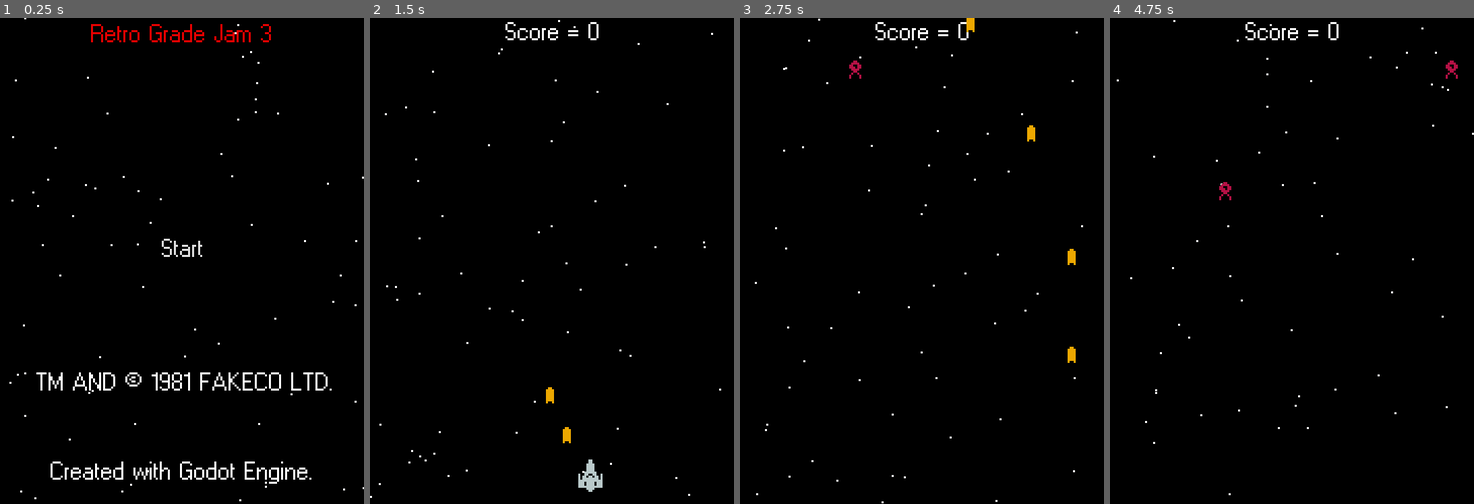
Above: before the commit, frames 1-4 (left to right).
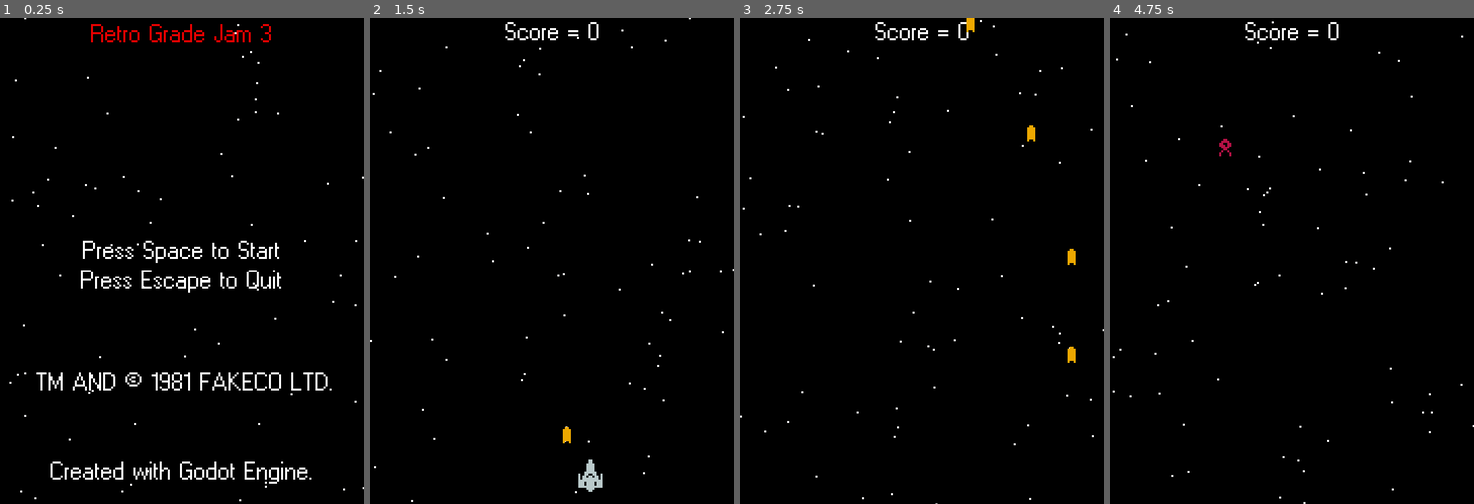
Above: after the commit, the same moments.

Repository: Flex814/FuseSpace
Game: Godot game, scene res://Scenes/StartMenu.tscn
The game is run twice, just before and just after one commit, with the same random seed, the same clock (stepped at 60 frames per second) and the same inputs.
Inputs (mouse positions are in pixels of both pictures, inside the frame that each line leads up to):
- Up to frame 1 (0.25 s): no input
- Up to frame 2 (1.5 s): click (552, 246) at 0.5 s, where only the run before the commit has a clickable "Start"; tap Space at 1.25 s; hold Right (ui_right) from 1.28 s (still down); tap Enter (ui_accept) at 1.35 s
- Up to frame 3 (2.75 s): tap Enter (ui_accept) at 1.52, 1.82, 2.1, 2.27, 2.57 s; release Right (ui_right) at 2.03 s; hold Down (ui_down) from 2.03 s (still down)
- Up to frame 4 (4.75 s): release Down (ui_down) at 2.78 s; hold Right (ui_right) 2.78-3.53 s; tap Enter (ui_accept) at 2.85, 3.6, 3.77, 4.07, 4.35, 4.52 s; hold Up (ui_up) 3.53-4.28 s; hold Left (ui_left) from 4.28 s (still down)

The runs differ from the first frame. In frame 1, 1.1% of the frame differs, in the area x 22-78%, y 45-57%; in frame 2, 0.4%; in frame 3, 0.3%; in frame 4, 0.5%.

Commit message:
added music, start/end menu

Diff:
--- /dev/null
+++ b/Scenes/GameOverScreen.tscn
@@ -0,0 +1,66 @@
+[gd_scene load_steps=4 format=2]
+
+[ext_resource path="res://Scenes/Stars.tscn" type="PackedScene" id=1]
+[ext_resource path="res://Assets/MainFont.tres" type="DynamicFont" id=2]
+[ext_resource path="res://Scripts/GameOverScreen.gd" type="Script" id=3]
+
+[node name="GameOverScreen" type="Control"]
+anchor_right = 1.0
+anchor_bottom = 1.0
+script = ExtResource( 3 )
+
+[node name="Background" type="ColorRect" parent="."]
+anchor_right = 1.0
+anchor_bottom = 1.0
+color = Color( 0, 0, 0, 1 )
+__meta__ = {
+"_edit_lock_": true
+}
+
+[node name="Stars" parent="." instance=ExtResource( 1 )]
+position = Vector2( 97, 6 )
+
+[node name="GameOverLabel" type="Label" parent="."]
+anchor_left = 0.5
+anchor_top = 0.5
+anchor_right = 0.5
+anchor_bottom = 0.5
+margin_left = -26.0
+margin_top = -18.0
+margin_right = 80.0
+margin_bottom = 8.0
+rect_scale = Vector2( 0.5, 0.5 )
+custom_fonts/font = ExtResource( 2 )
+text = "Game Over"
+align = 1
+valign = 1
+
+[node name="HighScoreLabel" type="Label" parent="."]
+anchor_left = 0.5
+anchor_top = 0.5
+anchor_right = 0.5
+anchor_bottom = 0.5
+margin_left = -34.0
+margin_top = 1.0
+margin_right = 102.0
+margin_bottom = 27.0
+rect_scale = Vector2( 0.5, 0.5 )
+custom_fonts/font = ExtResource( 2 )
+text = "High Score : 0"
+align = 1
+valign = 1
+
+[node name="EscapeLabel" type="Label" parent="."]
+anchor_left = 0.5
+anchor_top = 0.5
+anchor_right = 0.5
+anchor_bottom = 0.5
+margin_left = -52.0
+margin_top = 104.0
+margin_right = 166.0
+margin_bottom = 130.0
+rect_scale = Vector2( 0.5, 0.5 )
+custom_fonts/font = ExtResource( 2 )
+text = "Press Escape to return"
+align = 1
+valign = 1
--- /dev/null
+++ b/Scenes/Music.tscn
@@ -0,0 +1,8 @@
+[gd_scene load_steps=2 format=2]
+
+[ext_resource path="res://Audio/Checking Manifest.mp3" type="AudioStream" id=1]
+
+[node name="Music" type="AudioStreamPlayer"]
+stream = ExtResource( 1 )
+volume_db = -15.0
+autoplay = true
--- a/Scenes/Stars.tscn
+++ b/Scenes/Stars.tscn
@@ -12,7 +12,7 @@
 orbit_velocity = 0.0
 orbit_velocity_random = 0.0
 
-[node name="Particles2D" type="Particles2D"]
+[node name="Stars" type="Particles2D"]
 position = Vector2( 90, 0 )
 amount = 200
 lifetime = 15.0
--- a/Scenes/StartMenu.tscn
+++ b/Scenes/StartMenu.tscn
@@ -3,8 +3,7 @@
 [ext_resource path="res://Assets/MainFont.tres" type="DynamicFont" id=1]
 [ext_resource path="res://Scenes/Stars.tscn" type="PackedScene" id=2]
 [ext_resource path="res://Scripts/StartMenu.gd" type="Script" id=3]
-
-[sub_resource type="StyleBoxEmpty" id=1]
+[ext_resource path="res://Scenes/Music.tscn" type="PackedScene" id=4]
 
 [node name="StartMenu" type="Control"]
 anchor_right = 1.0
@@ -15,23 +14,6 @@
 anchor_right = 1.0
 anchor_bottom = 1.0
 color = Color( 0, 0, 0, 1 )
-
-[node name="StartButton" type="Button" parent="."]
-anchor_left = 0.5
-anchor_top = 0.5
-anchor_right = 0.5
-anchor_bottom = 0.5
-margin_left = -15.5
-margin_top = -13.0
-margin_right = 47.5
-margin_bottom = 13.0
-rect_scale = Vector2( 0.5, 0.5 )
-custom_fonts/font = ExtResource( 1 )
-custom_styles/hover = SubResource( 1 )
-custom_styles/pressed = SubResource( 1 )
-custom_styles/focus = SubResource( 1 )
-custom_styles/normal = SubResource( 1 )
-text = "Start"
 
 [node name="Godot" type="Label" parent="."]
 anchor_left = 0.5
@@ -80,4 +62,24 @@
 align = 1
 valign = 1
 
-[connection signal="pressed" from="StartButton" to="." method="_on_StartButton_pressed"]
+[node name="Music" parent="." instance=ExtResource( 4 )]
+
+[node name="CenterContainer" type="CenterContainer" parent="."]
+anchor_left = 0.5
+anchor_top = 0.5
+anchor_right = 0.5
+anchor_bottom = 0.5
+margin_left = -50.0
+margin_top = -12.5
+margin_right = 148.0
+margin_bottom = 42.5
+rect_scale = Vector2( 0.5, 0.5 )
+
+[node name="Label" type="Label" parent="CenterContainer"]
+margin_right = 200.0
+margin_bottom = 55.0
+custom_fonts/font = ExtResource( 1 )
+text = "Press Space to Start
+Press Escape to Quit"
+align = 1
+valign = 1
--- a/Scenes/World.tscn
+++ b/Scenes/World.tscn
@@ -1,10 +1,11 @@
-[gd_scene load_steps=6 format=2]
+[gd_scene load_steps=7 format=2]
 
 [ext_resource path="res://Scenes/SquidSpawner.tscn" type="PackedScene" id=1]
 [ext_resource path="res://Scenes/Ship.tscn" type="PackedScene" id=2]
 [ext_resource path="res://Scripts/World.gd" type="Script" id=3]
 [ext_resource path="res://Assets/MainFont.tres" type="DynamicFont" id=4]
 [ext_resource path="res://Scenes/Stars.tscn" type="PackedScene" id=5]
+[ext_resource path="res://Audio/Billy's Sacrifice.mp3" type="AudioStream" id=6]
 
 [node name="World" type="Node" groups=["World"]]
 script = ExtResource( 3 )
@@ -37,3 +38,10 @@
 text = "Score = 0"
 align = 1
 valign = 1
+
+[node name="StartSong" type="AudioStreamPlayer" parent="."]
+stream = ExtResource( 6 )
+volume_db = -15.0
+autoplay = true
+
+[connection signal="player_death" from="Ship" to="." method="_on_Ship_player_death"]
--- /dev/null
+++ b/Scripts/GameOverScreen.gd
@@ -0,0 +1,5 @@
+extends Control
+
+func _process(delta):
+	if Input.is_action_just_pressed("ui_cancel"):
+		get_tree().change_scene("res://Scenes/StartMenu.tscn")
--- a/Scripts/Ship.gd
+++ b/Scripts/Ship.gd
@@ -4,6 +4,8 @@
 const ExplosionEffect = preload("res://Scenes/ExplosionEffect.tscn")
 
 export(int) var SPEED = 100
+
+signal player_death
 
 #Basic Controls
 func _process(delta):
@@ -24,13 +26,13 @@
 	main.add_child(bullet)
 	bullet.global_position = global_position
 
-
-func _on_Ship_area_entered(area):
-	area.queue_free()
-	queue_free()
-
 func _exit_tree():
 	var main = get_tree().current_scene
 	var explosion = ExplosionEffect.instance()
 	main.add_child(explosion)
 	explosion.global_position = global_position
+	emit_signal("player_death")
+
+func _on_Ship_area_entered(area):
+	area.queue_free()
+	queue_free()
--- a/Scripts/StartMenu.gd
+++ b/Scripts/StartMenu.gd
@@ -1,5 +1,8 @@
 extends Control
 
 
-func _on_StartButton_pressed():
-	get_tree().change_scene("res://Scenes/World.tscn")
+func _process(delta):
+	if Input.is_action_just_pressed("ui_accept"):
+		get_tree().change_scene("res://Scenes/World.tscn")
+	if Input.is_action_just_pressed("ui_cancel"):
+		get_tree().quit()
--- a/Scripts/World.gd
+++ b/Scripts/World.gd
@@ -7,3 +7,7 @@
 func set_score(value):
 	score = value
 	scoreLabel.text = "Score = " + str(score)
+
+func _on_Ship_player_death():
+	yield(get_tree().create_timer(1), "timeout")
+	get_tree().change_scene("res://Scenes/GameOverScreen.tscn")
